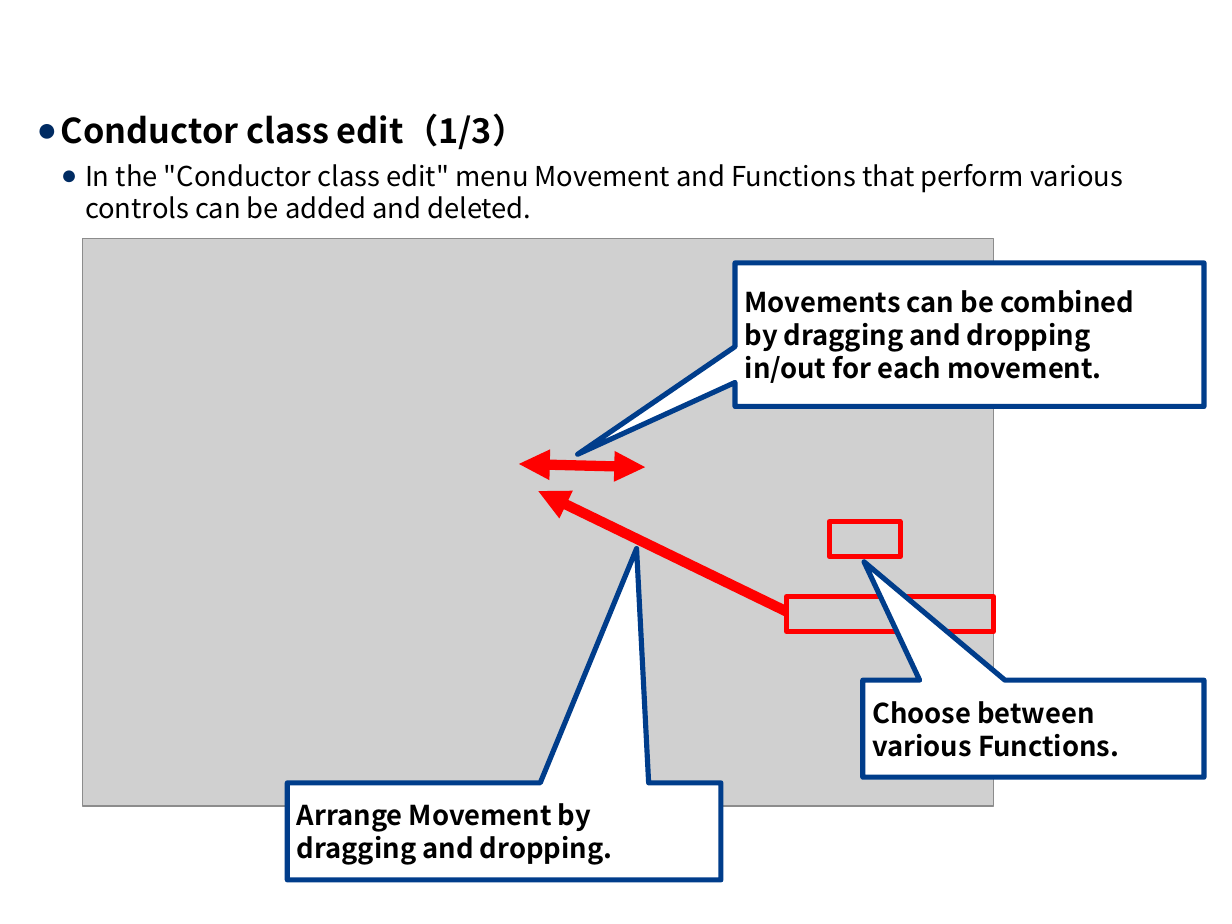
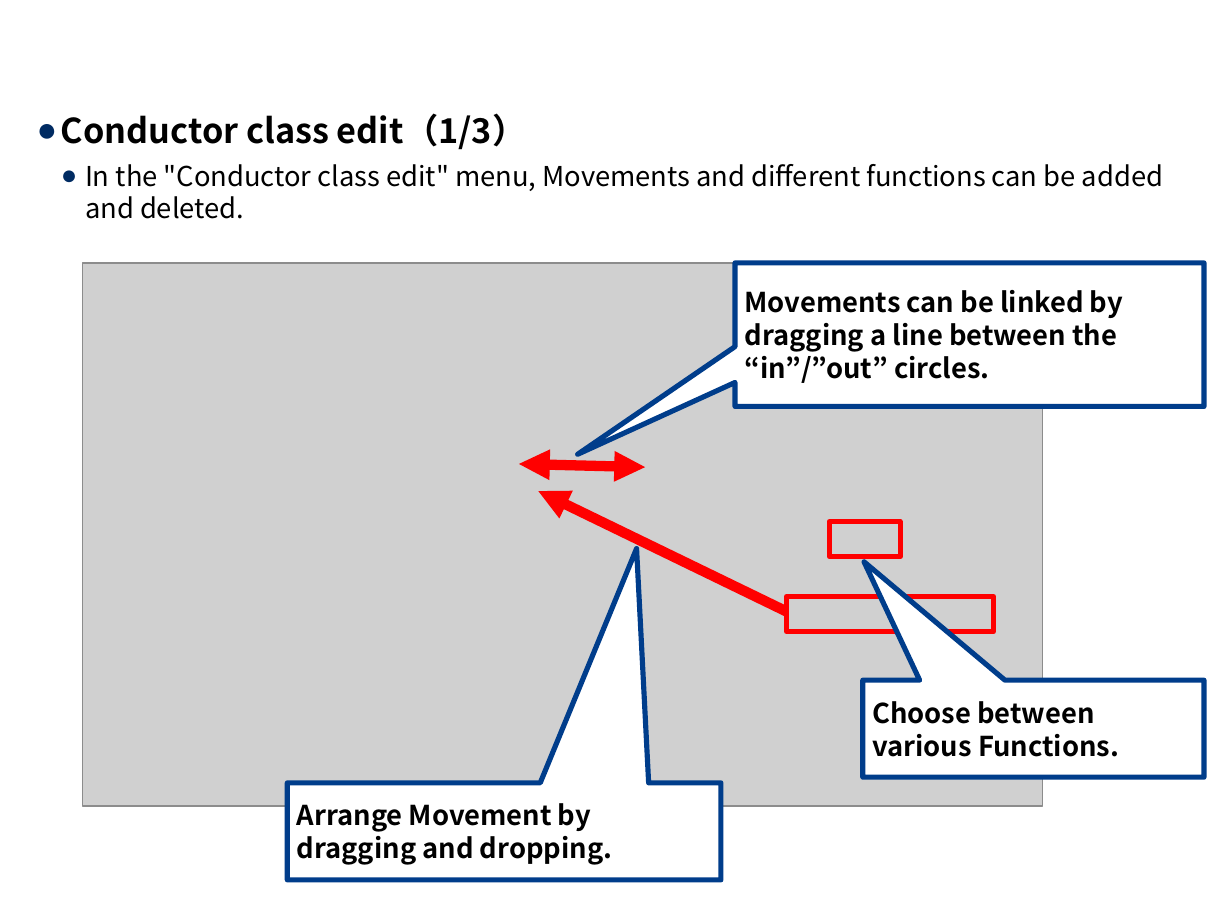
Before and after one commit to exastro-suite/it-automation-docs, a slide deck: slide 9 of asset/Learn/ITA-Conductor.pptx. Drawn at 1232x924 pixels with LibreOffice and Linux fonts; fonts in the diff are those of the drawing; grey boxes stand for pictures; background and template pictures are left out. Boxes give left, top, right and bottom in pixels: in the first picture for what was removed or moved away, otherwise in the second. Text is boxed around its words. In the diff, an @@ line names an element or a change of style, - is before the commit and + after.

```diff
--- a/asset/Learn/ITA-Conductor.pptx
+++ b/asset/Learn/ITA-Conductor.pptx
@@ text at bbox=[85, 164, 1163, 219]: text changed @@
-  ● In the "Conductor class edit" menu Movement and Functions that perform various controls can be added and deleted.
+  ● In the "Conductor class edit" menu, Movements and different functions can be added and deleted.
@@ picture: place and size @@
-picture at bbox=[83, 239, 994, 806]
+picture at bbox=[83, 262, 1044, 806]
@@ text in speech box at bbox=[745, 290, 1123, 383]: text changed @@
-Movements can be combined
-by dragging and dropping
-in/out for each movement.
+Movements can be linked by dragging a line between the “in”/”out” circles.
```
Also in this commit, not shown: 15 other slides changed, 1 slide added, 1 other file.
